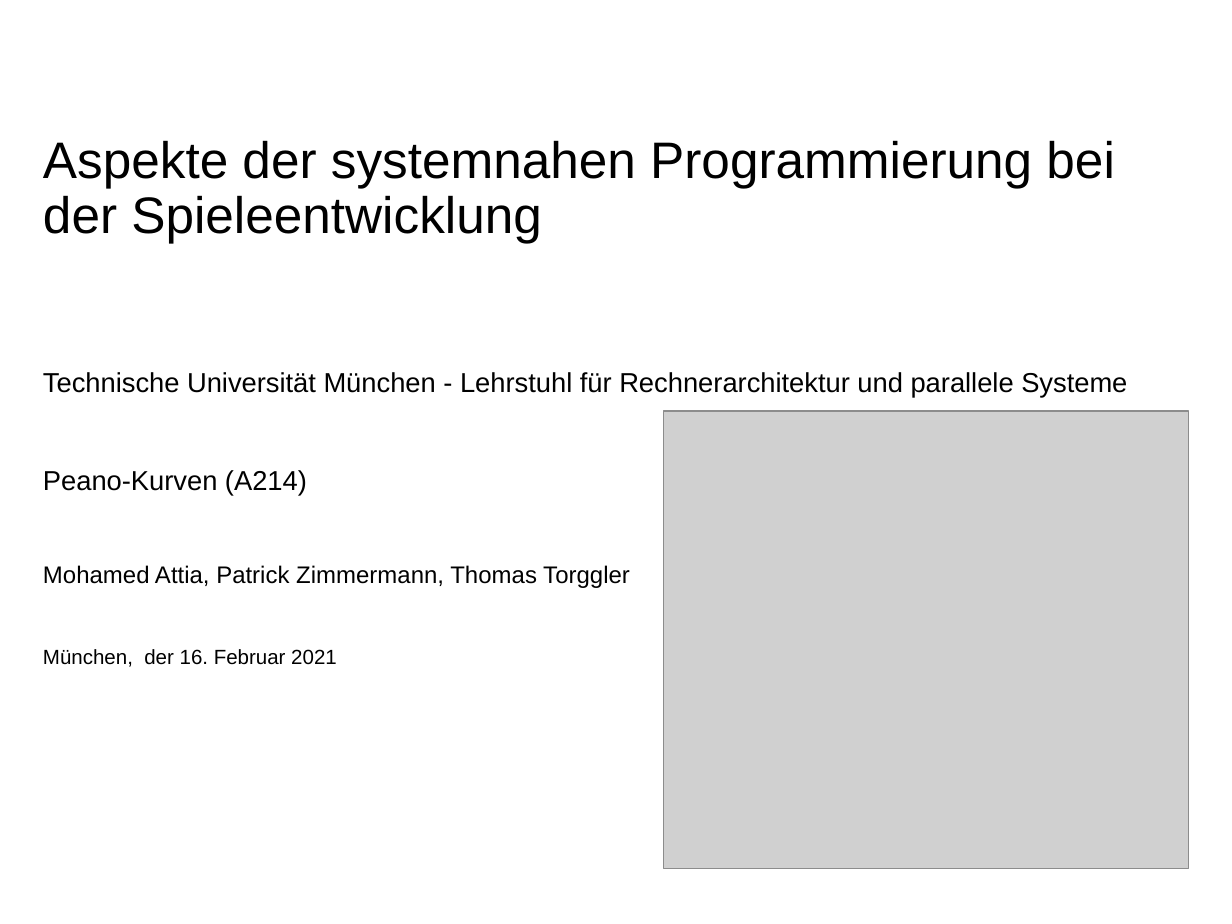
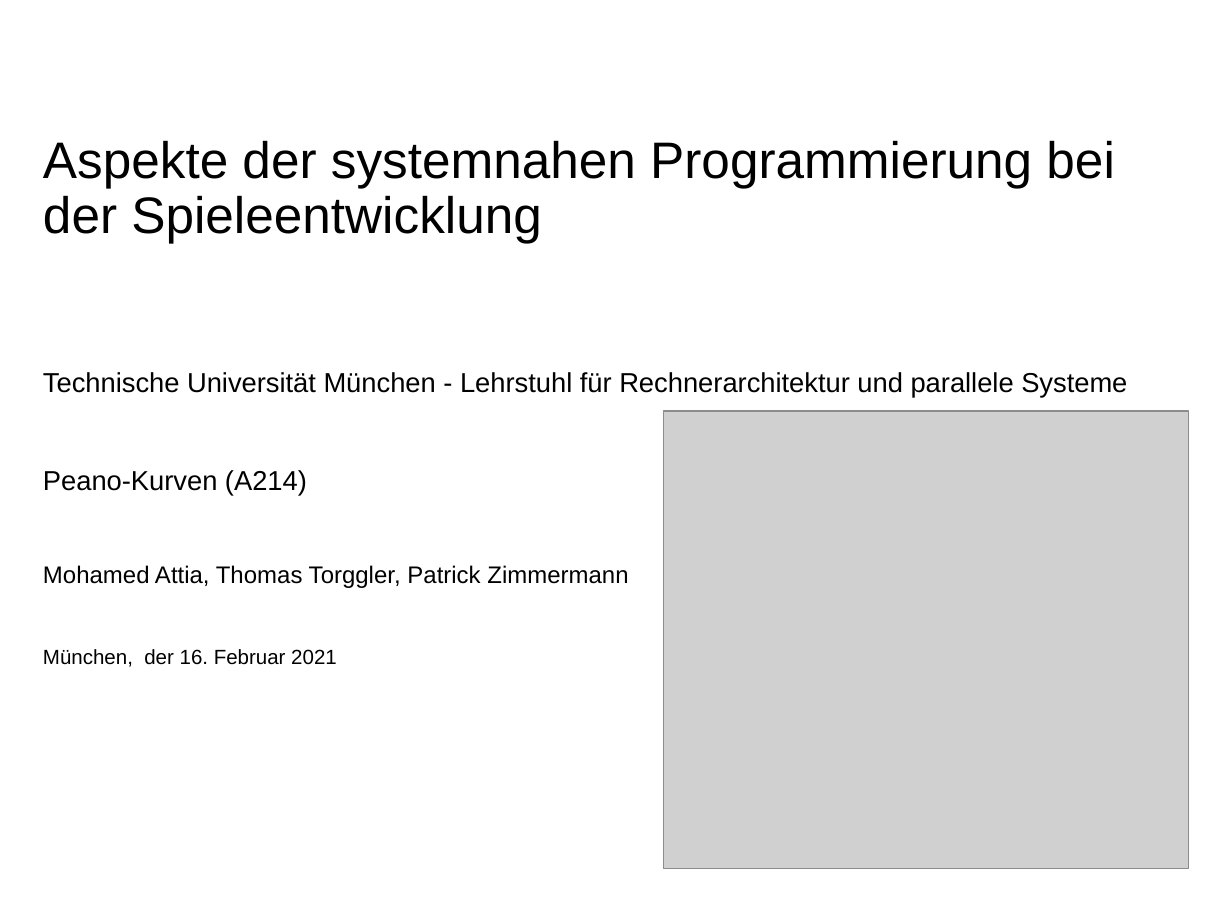
Before and after one commit to PaddlePad/ASP-Peano, a slide deck: slide 1 of Ausarbeitung/präzi.pptx. Drawn at 1232x924 pixels with LibreOffice and Linux fonts; fonts in the diff are those of the drawing; grey boxes stand for pictures; background and template pictures are left out. Boxes give left, top, right and bottom in pixels: in the first picture for what was removed or moved away, otherwise in the second. Text is boxed around its words. In the diff, an @@ line names an element or a change of style, - is before the commit and + after.

```diff
--- a/Ausarbeitung/präzi.pptx
+++ b/Ausarbeitung/präzi.pptx
@@ text at bbox=[43, 565, 628, 588]: text changed @@
-Mohamed Attia, Patrick Zimmermann, Thomas Torggler
+Mohamed Attia, Thomas Torggler, Patrick Zimmermann
```
Also in this commit, not shown: 9 other slides changed, 1 slide added, 14 slides removed.
